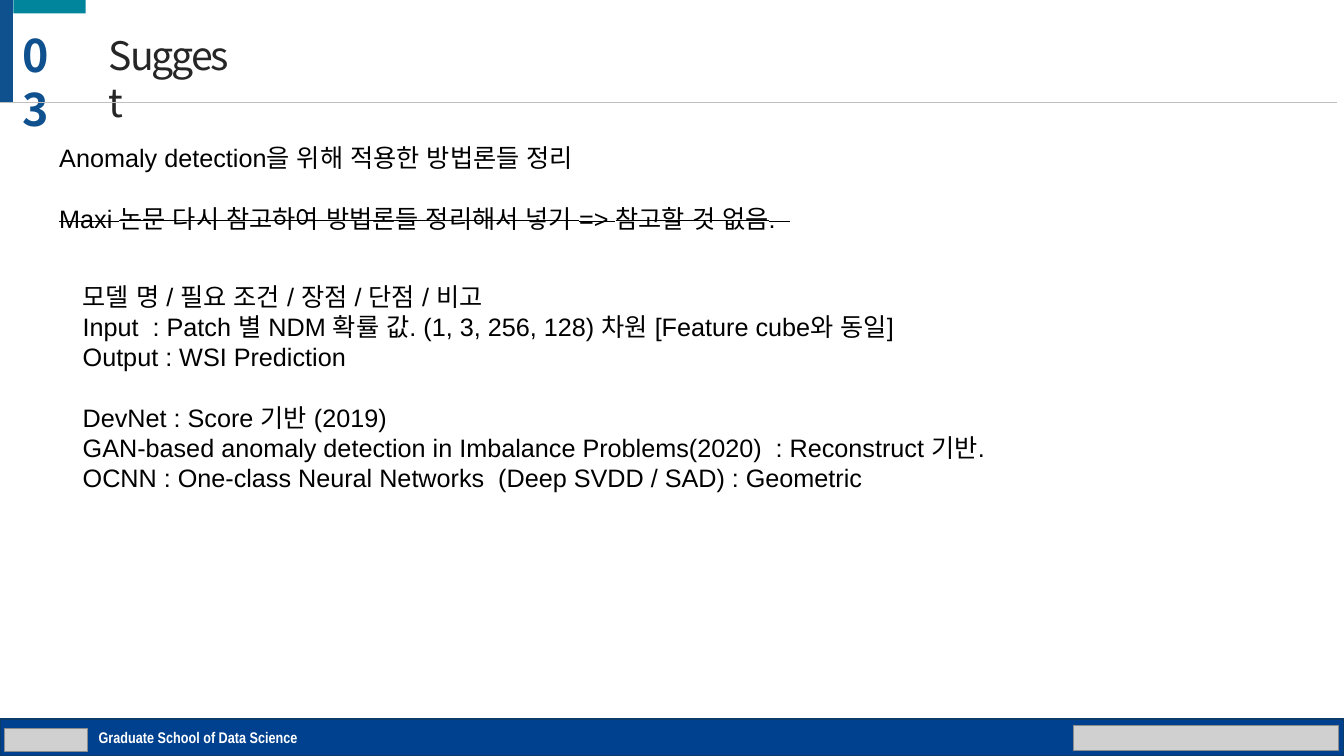
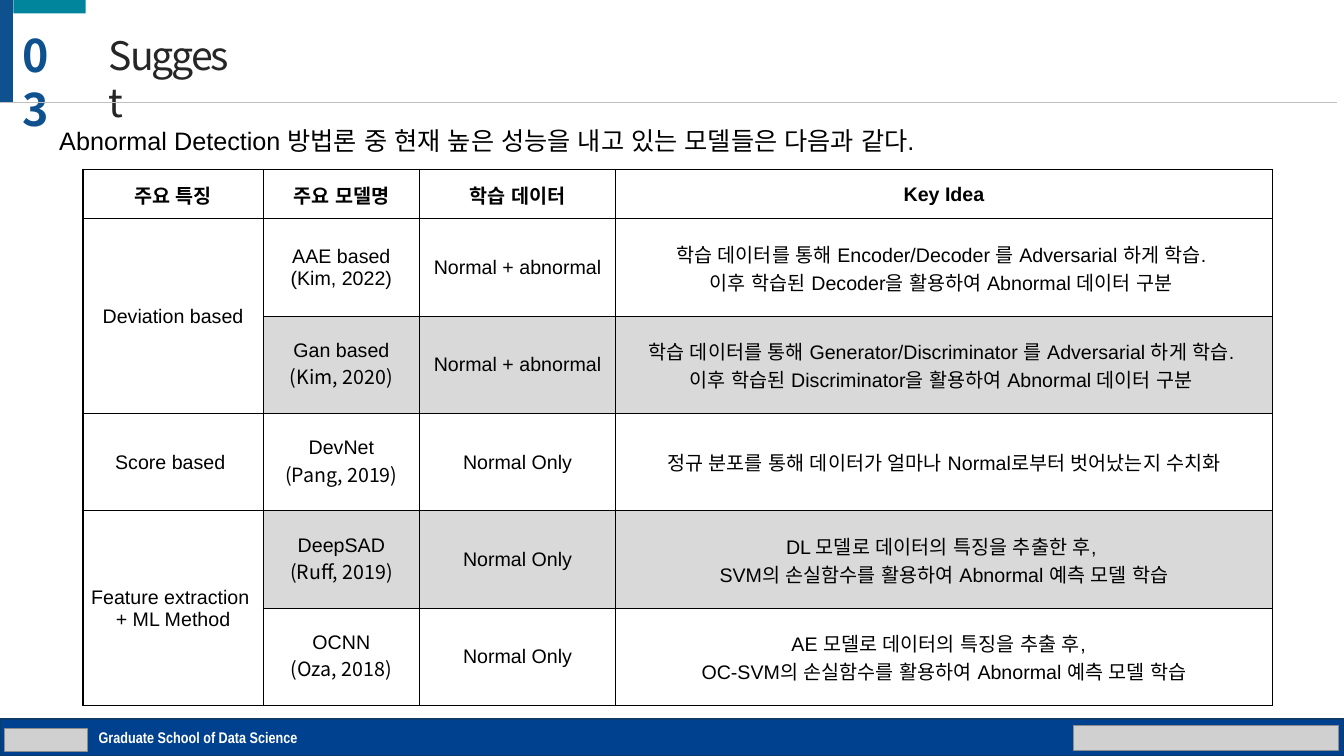
Before and after one commit to gusrn0505/TIL, a slide deck: slide 18 of 씨젠/발표 자료(다듬는 중).pptx (slide 19 before the commit). Drawn at 1344x756 pixels with LibreOffice and Linux fonts; fonts in the diff are those of the drawing; grey boxes stand for pictures. Boxes give left, top, right and bottom in pixels: in the first picture for what was removed or moved away, otherwise in the second. Text is boxed around its words. In the diff, an @@ line names an element or a change of style, - is before the commit and + after.

```diff
--- a/씨젠/발표 자료(다듬는 중).pptx
+++ b/씨젠/발표 자료(다듬는 중).pptx
@@ text at (59, 129, 914, 152): text changed @@
-Anomaly detection을 위해 적용한 방법론들 정리
-Maxi 논문 다시 참고하여 방법론들 정리해서 넣기 => 참고할 것 없음.
+Abnormal Detection 방법론 중 현재 높은 성능을 내고 있는 모델들은 다음과 같다.
@@ table added at (83, 169, 1272, 706), 6 rows, 4 columns @@
+주요 특징 | 주요 모델명 | 학습 데이터 | Key Idea
+Deviation based | AAE based / (Kim, 2022) | Normal + abnormal | 학습 데이터를 통해 Encoder/Decoder 를 Adversarial 하게 학습. / 이후 학습된 Decoder을 활용하여 Abnormal 데이터 구분
+ | Gan based / (Kim, 2020) | Normal + abnormal | 학습 데이터를 통해 Generator/Discriminator 를 Adversarial 하게 학습. / 이후 학습된 Discriminator을 활용하여 Abnormal 데이터 구분
+Score based | DevNet / (Pang, 2019) | Normal Only | 정규 분포를 통해 데이터가 얼마나 Normal로부터 벗어났는지 수치화
+Feature extraction / + ML Method | DeepSAD / (Ruff, 2019) | Normal Only | DL 모델로 데이터의 특징을 추출한 후, / SVM의 손실함수를 활용하여 Abnormal 예측 모델 학습
+ | OCNN / (Oza, 2018) | Normal Only | AE 모델로 데이터의 특징을 추출 후, / OC-SVM의 손실함수를 활용하여 Abnormal 예측 모델 학습
@@ text removed at (83, 285, 985, 493) @@
-모델 명 / 필요 조건 / 장점 / 단점 / 비고
-Input : Patch 별 NDM 확률 값. (1, 3, 256, 128) 차원 [Feature cube와 동일]
-Output : WSI Prediction
-DevNet : Score 기반 (2019)
-GAN-based anomaly detection in Imbalance Problems(2020) : Reconstruct 기반.
-OCNN : One-class Neural Networks (Deep SVDD / SAD) : Geometric
```
Also in this commit, not shown: 9 other slides changed, 2 slides added, 3 slides removed, 1 other file.
